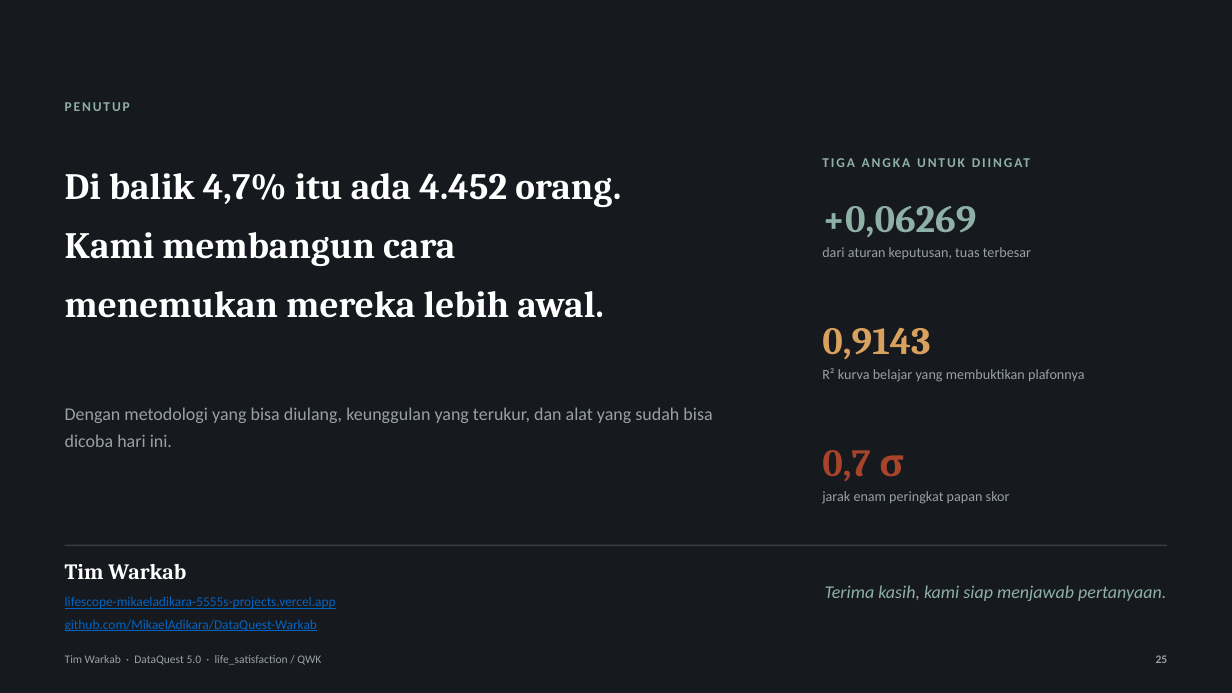
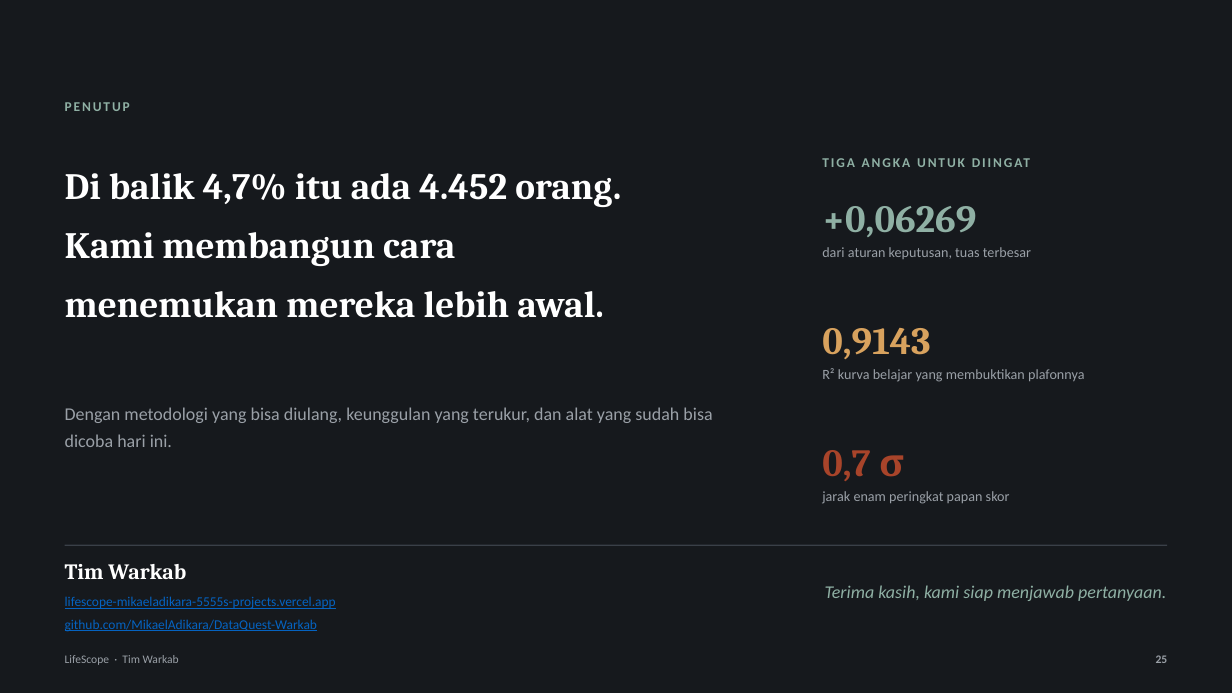
Before and after one commit to MikaelAdikara/DataQuest-Warkab, a slide deck: slide 25 of docs/Pitch_DataQuest5_Warkab.pptx. Drawn at 1232x693 pixels with LibreOffice and Linux fonts; fonts in the diff are those of the drawing. Boxes give left, top, right and bottom in pixels: in the first picture for what was removed or moved away, otherwise in the second. Text is boxed around its words. In the diff, an @@ line names an element or a change of style, - is before the commit and + after.

```diff
--- a/docs/Pitch_DataQuest5_Warkab.pptx
+++ b/docs/Pitch_DataQuest5_Warkab.pptx
@@ text at (65,655,179,665): text changed @@
-Tim Warkab · DataQuest 5.0 · life_satisfaction / QWK
+LifeScope · Tim Warkab
```
Also in this commit, not shown: 2 other slides changed, 3 other files.
